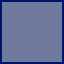
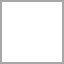
Layer changes from the first (64, 64) image to the second:
painted on "Layer 1" over [0, 0, 64, 64]
